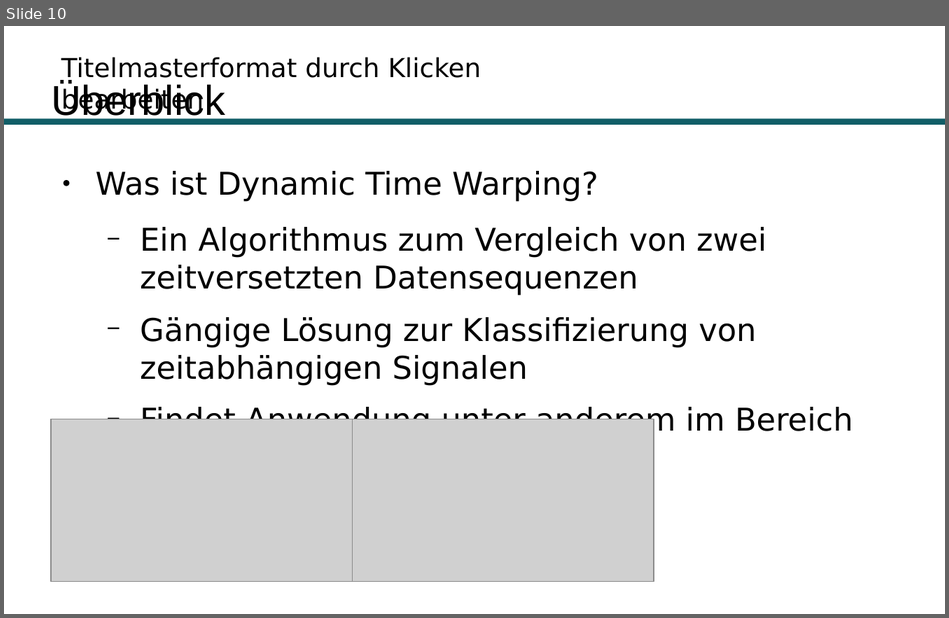
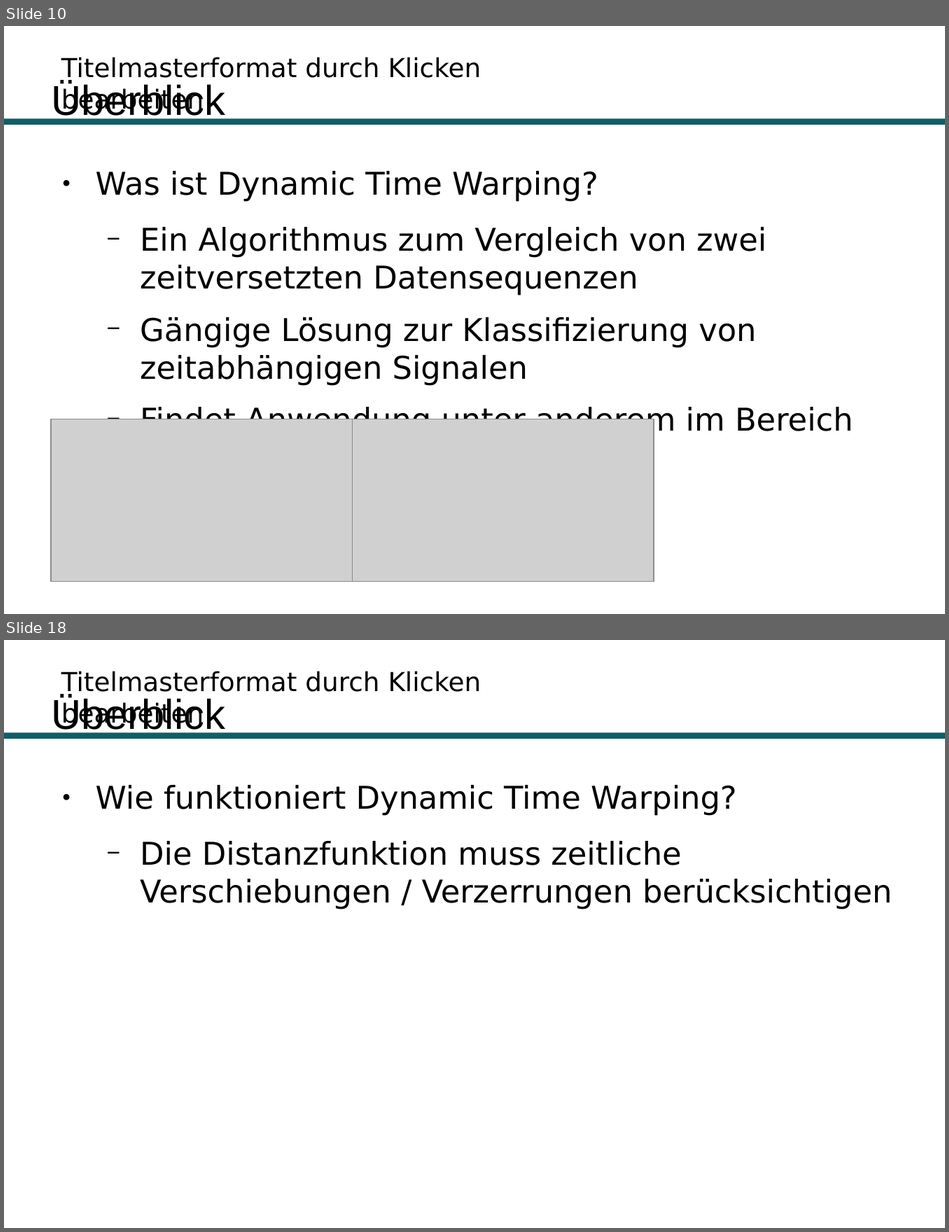
Before and after one commit to Hirnschwamm/DTW, a slide deck: Präsentation.odp. Shown one above the other, each under a label of ours: slide 10 before the commit, slides 10 and 18 after it; the slides between them are not shown. The pictures are 949x618 and 949x1232 pixels, drawn with LibreOffice and Linux fonts; fonts in the diff are those of the drawing; grey boxes stand for pictures; background and template pictures are left out. Boxes give left, top, right and bottom in pixels: in the first picture for what was removed or moved away, otherwise in the second. Text is boxed around its words. In the diff, an @@ line names an element or a change of style, - is before the commit and + after.

```diff
--- a/Präsentation.odp
+++ b/Präsentation.odp
@@ slide 18 added at [4,640,945,1228], background #FFFFFF; not listed: 2 template elements that a slide beside it also shows @@
@@ title added at [51,695,225,737], 32 pt, text #000000 @@
+Überblick
@@ text added at [96,785,892,910], 24 pt, text #000000 @@
+● Wie funktioniert Dynamic Time Warping?
+  − Die Distanzfunktion muss zeitliche Verschiebungen / Verzerrungen berücksichtigen
```
Also in this commit, not shown: 6 slides changed, 10 other slides added.
